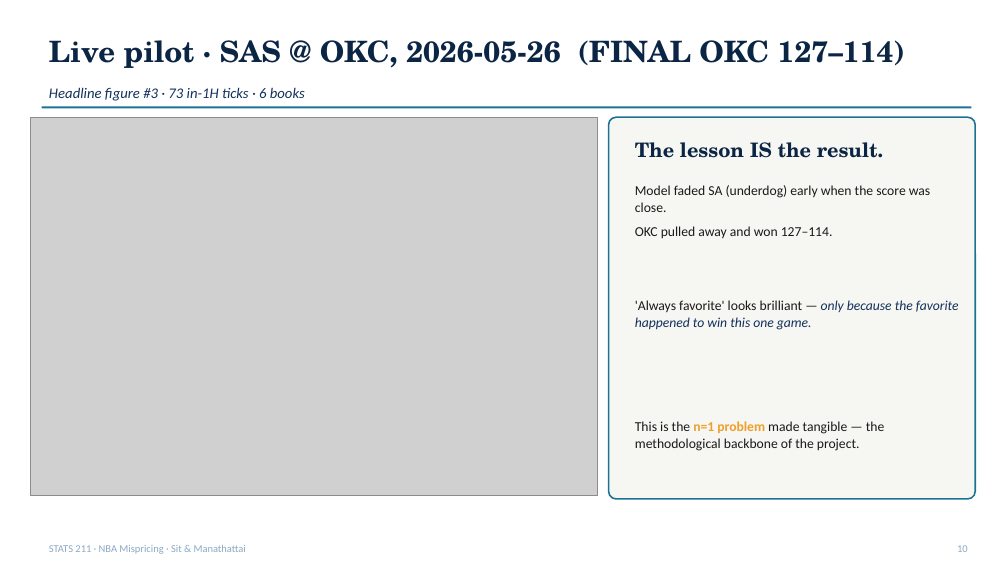
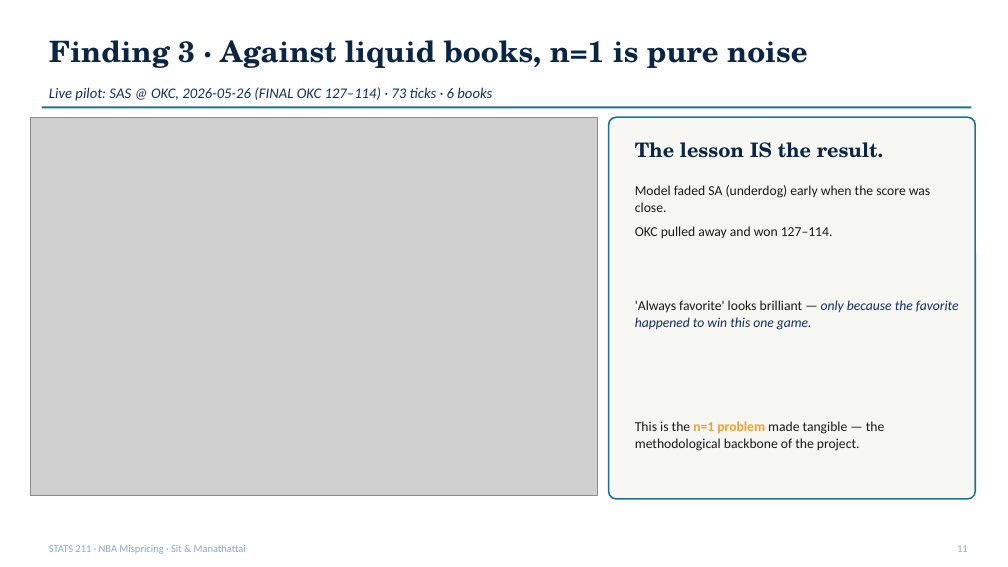
Before and after one commit to ivan-sit/live-nba-market-mispricing-detection, a slide deck: slide 11 of slides/final_deck.pptx (slide 10 before the commit). Drawn at 1008x567 pixels with LibreOffice and Linux fonts; fonts in the diff are those of the drawing; grey boxes stand for pictures. Boxes give left, top, right and bottom in pixels: in the first picture for what was removed or moved away, otherwise in the second. Text is boxed around its words. In the diff, an @@ line names an element or a change of style, - is before the commit and + after.

```diff
--- a/slides/final_deck.pptx
+++ b/slides/final_deck.pptx
@@ text at bbox=[49, 40, 807, 68]: text changed @@
-Live pilot · SAS @ OKC, 2026-05-26 (FINAL OKC 127–114)
+Finding 3 · Against liquid books, n=1 is pure noise
@@ text at bbox=[49, 87, 492, 101]: text changed @@
-Headline figure #3 · 73 in-1H ticks · 6 books
+Live pilot: SAS @ OKC, 2026-05-26 (FINAL OKC 127–114) · 73 ticks · 6 books
@@ text at bbox=[957, 545, 968, 552]: text changed @@
-10
+11
```
Also in this commit, not shown: 7 other slides changed, 1 slide added, 2 other files.
